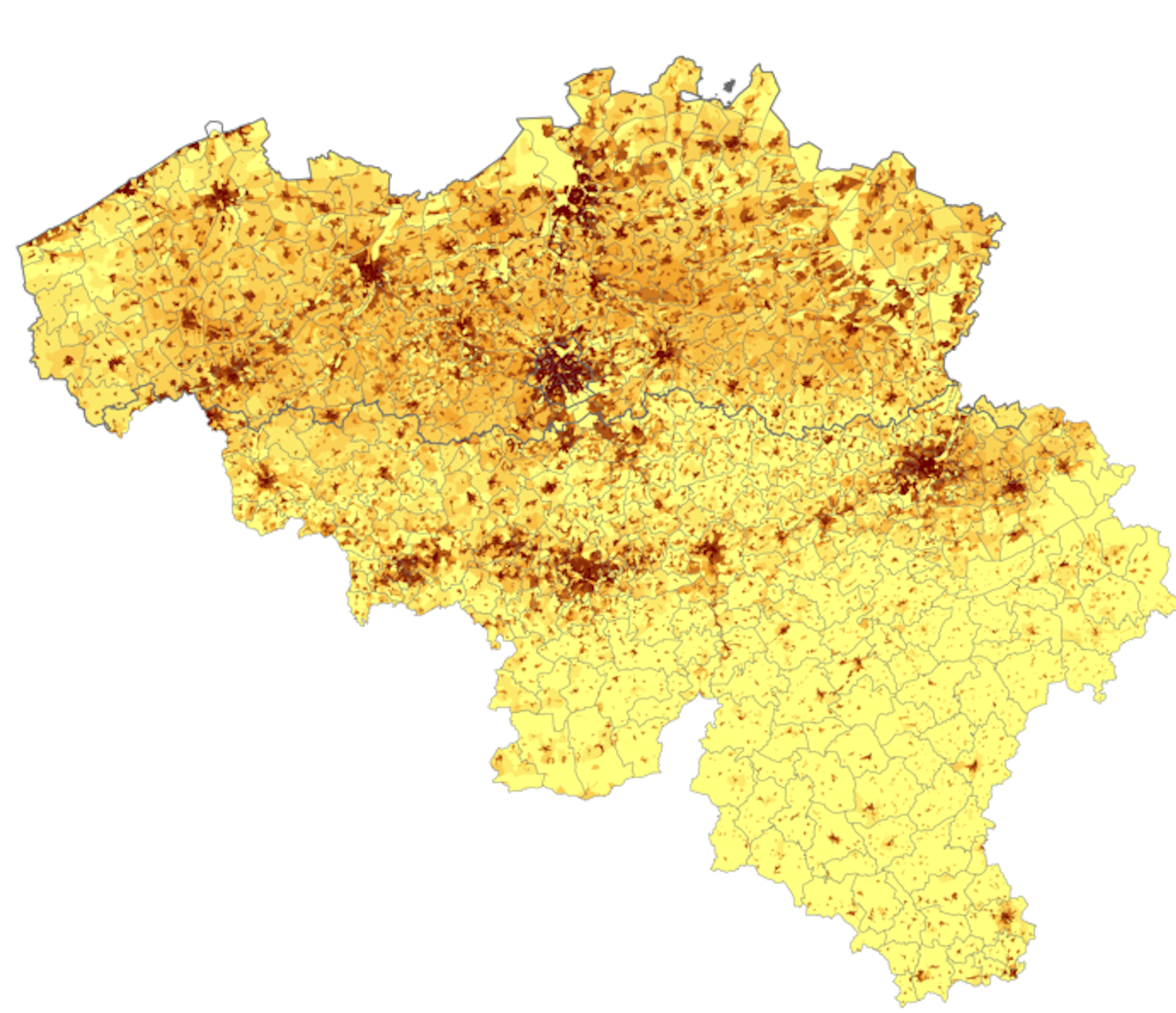
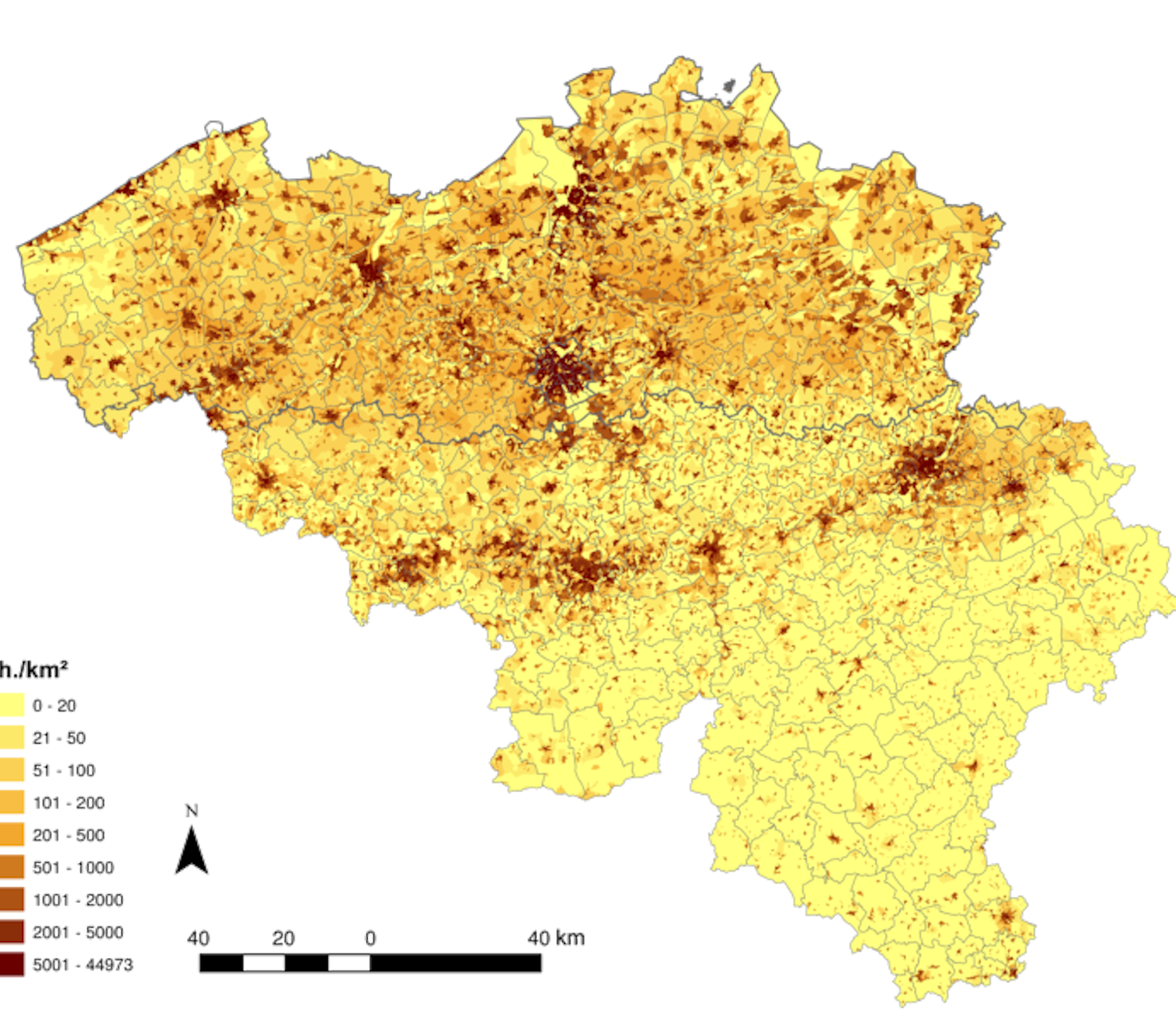
Revision of a layered w=1176, h=1013 image; what changed, layer by layer:
showed "legend" over left=0, top=658, right=586, bottom=979
added layer "inverse" above "landUse.png" over left=0, top=658, right=586, bottom=979
